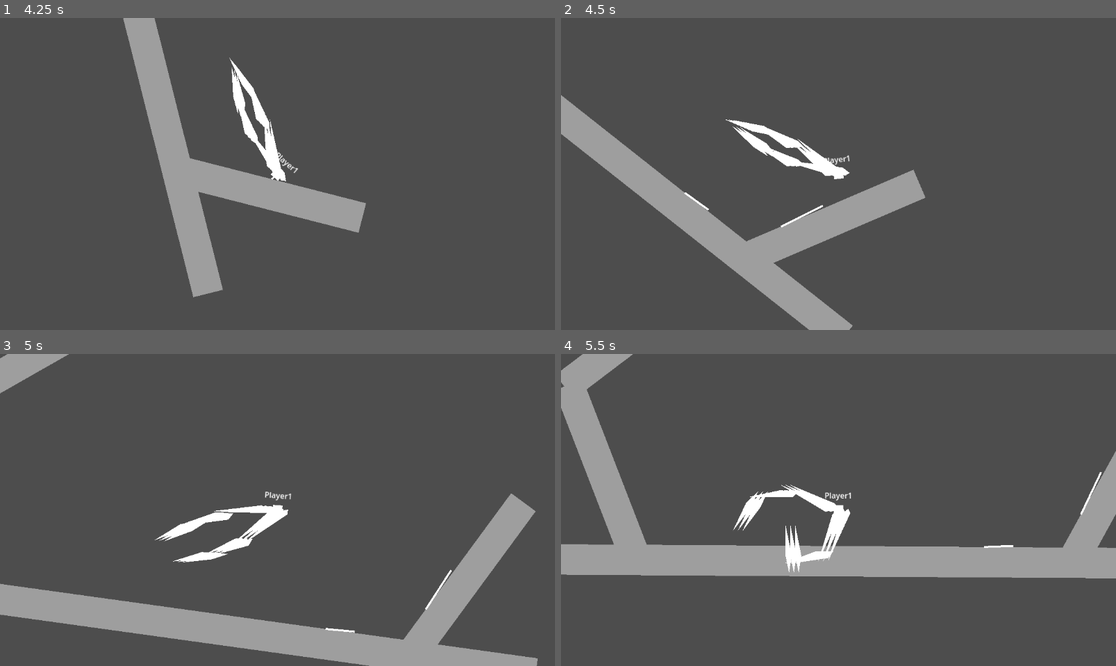
Above: before the commit, frames 1-4 (two rows, left to right).
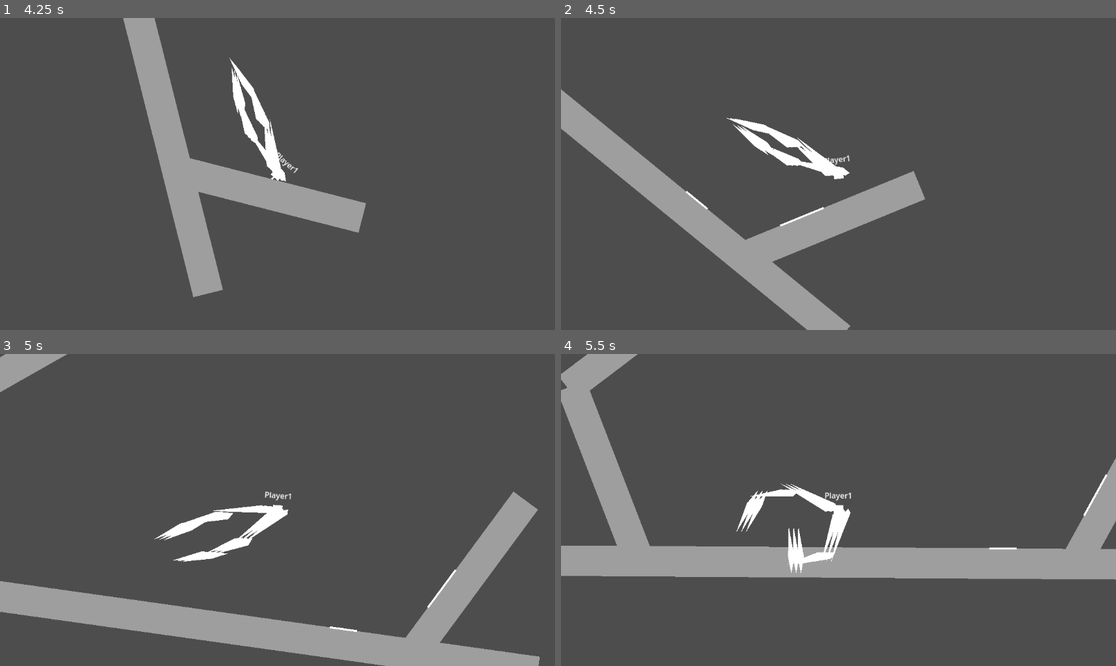
Above: after the commit, the same moments.

Repository: jalbr03/Immured
Game: Godot game, scene res://game.tscn
Two runs of this game, one before a commit and one after it. Both use one fixed random seed, a clock stepped at 60 frames per second and the inputs below.
Inputs (mouse positions are in pixels of both pictures, inside the frame that each line leads up to):
- Up to frame 1 (4.25 s): click (277, 183) at 0.52 s; type "12" at 0.6 s; click "Copy OID" at 1.25 s; click "Host" at 2 s; click "Start Game" at 2.75 s; move the mouse to (399, 158) at 3.52 s; press the mouse at (399, 158) at 3.53 s; hold D (Right) from 3.53 s (still down); tap Space (Jump) at 3.77 s
- Up to frame 2 (4.5 s): move the mouse to (727, 189) at 4.27 s; release D (Right) at 4.28 s; release the mouse at (727, 189) at 4.28 s; hold A (Left) from 4.28 s (still down); right-click (727, 189) at 4.35 s
- Up to frame 3 (5 s): keep holding A (Left); tap Space (Jump) at 4.52 s
- Up to frame 4 (5.5 s): move the mouse to (894, 441) at 5.02 s; release A (Left) at 5.03 s; press the mouse at (894, 441) at 5.03 s; hold D (Right) from 5.03 s (still down)

Frame 1 is identical in both runs. In frame 2, 1.4% of the frame differs, in the area x 0-66%, y 22-100%; in frame 3, 2.0%; in frame 4, 2.6%, in the area x 0-100%, y 0-73%.

Commit message:
updated web

Diff:
--- a/monster.gd
+++ b/monster.gd
@@ -77,7 +77,10 @@
 		pass
 
 	if(!pressingSlingWeb && !pressingSpinWeb && currentWeb != null):
-		setDownWeb.rpc(multiplayer.get_unique_id())
+		reparentWeb.rpc(multiplayer.get_unique_id())
+		setDownWeb()
+		#currentWeb.setWeb.rpc(multiplayer.get_unique_id())
+		currentWeb = null
 
 	web_cast.look_at(get_global_mouse_position())
 
@@ -125,16 +128,20 @@
 	currentWeb = null
 
 @rpc("any_peer", "reliable", "call_local")
-func setDownWeb(pid):
+func reparentWeb(pid):
 	currentWeb.reparent(get_parent())
+	currentWeb.settingDown = true
+
+func setDownWeb():
 	var webPos = currentWeb.global_position
 	var targetPoint = web_cast.get_collision_point()
 	var steps = 100
 	for i in range(steps):
-		print(currentWeb.global_position)
 		currentWeb.global_position = lerp(webPos, targetPoint, float(i+1)/steps)
 		currentWeb.updateWeb()
 		if(currentWeb.global_position == targetPoint):
 			break
-	currentWeb.setWeb()
-	currentWeb = null
+
+
+	#currentWeb.setWeb.rpc(pid)
+	#currentWeb = null
--- a/web.gd
+++ b/web.gd
@@ -8,15 +8,25 @@
 const WEB_COLLISION = preload("res://web_collision.tscn")
 var webCheckMinDistance = 20
 var isSetWeb = false
+var settingDown = false
+var settingDownDelay = 600
 
 func _ready() -> void:
+	web_check.collide_with_areas = true
+	un_wind_check.collide_with_areas = true
 	startGlobalPosition = global_position
 	for point:Vector2 in points:
 		globalPositions.append(to_global(point))
 
 func _process(delta: float) -> void:
+	if(settingDown && !isSetWeb):
+		settingDownDelay -= 1
+		if(settingDownDelay <= 0):
+			setWeb()
+
 	if(!is_multiplayer_authority() || isSetWeb):
 		return
+
 	global_rotation = 0
 	updateWeb()
 
@@ -45,15 +55,19 @@
 	add_point(pointLocal, index)
 	globalPositions.insert(index, pointGlobal)
 
+#@rpc("any_peer", "reliable", "call_remote")
 func setWeb():
 	for i in range(points.size()-1):
 		var point1 = points[i]
 		var point2 = points[i+1]
 
 		var webCollision = WEB_COLLISION.instantiate()
+		#webCollision.set_multiplayer_authority(pid)
 		webCollision.position = point1
 		webCollision.look_at(point2)
 		webCollision.scale.x = point1.distance_to(point2)
 		add_child(webCollision)
+		print("created section " + str(i))
 
 	isSetWeb = true
+	print("web set")
